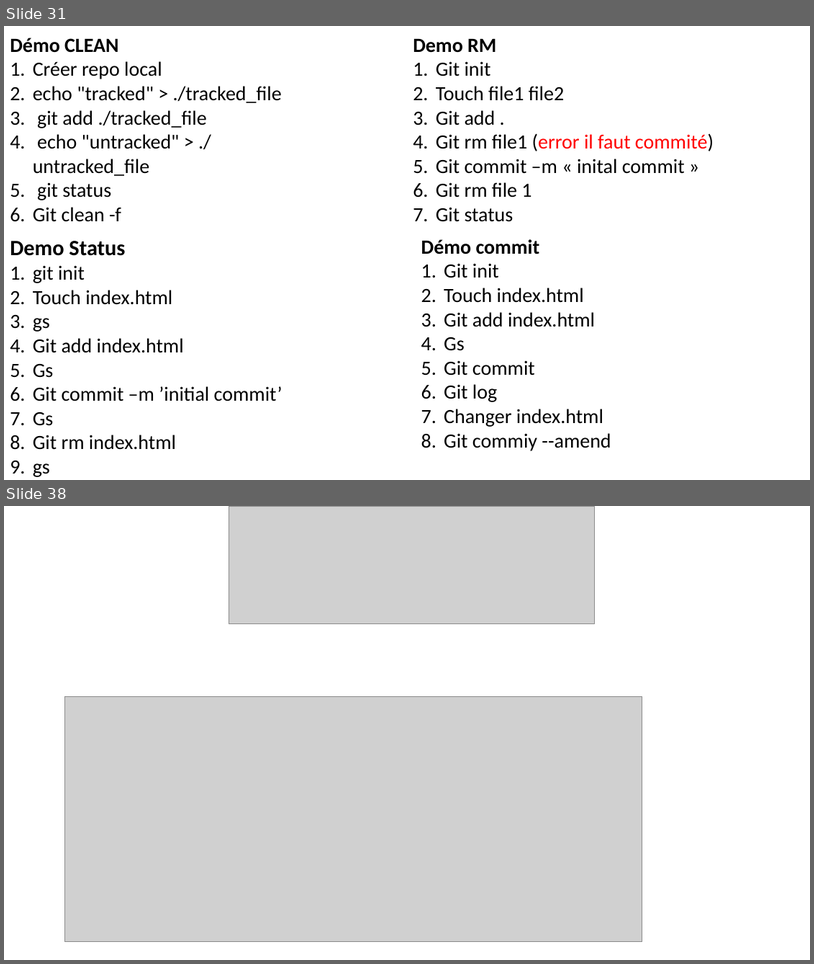
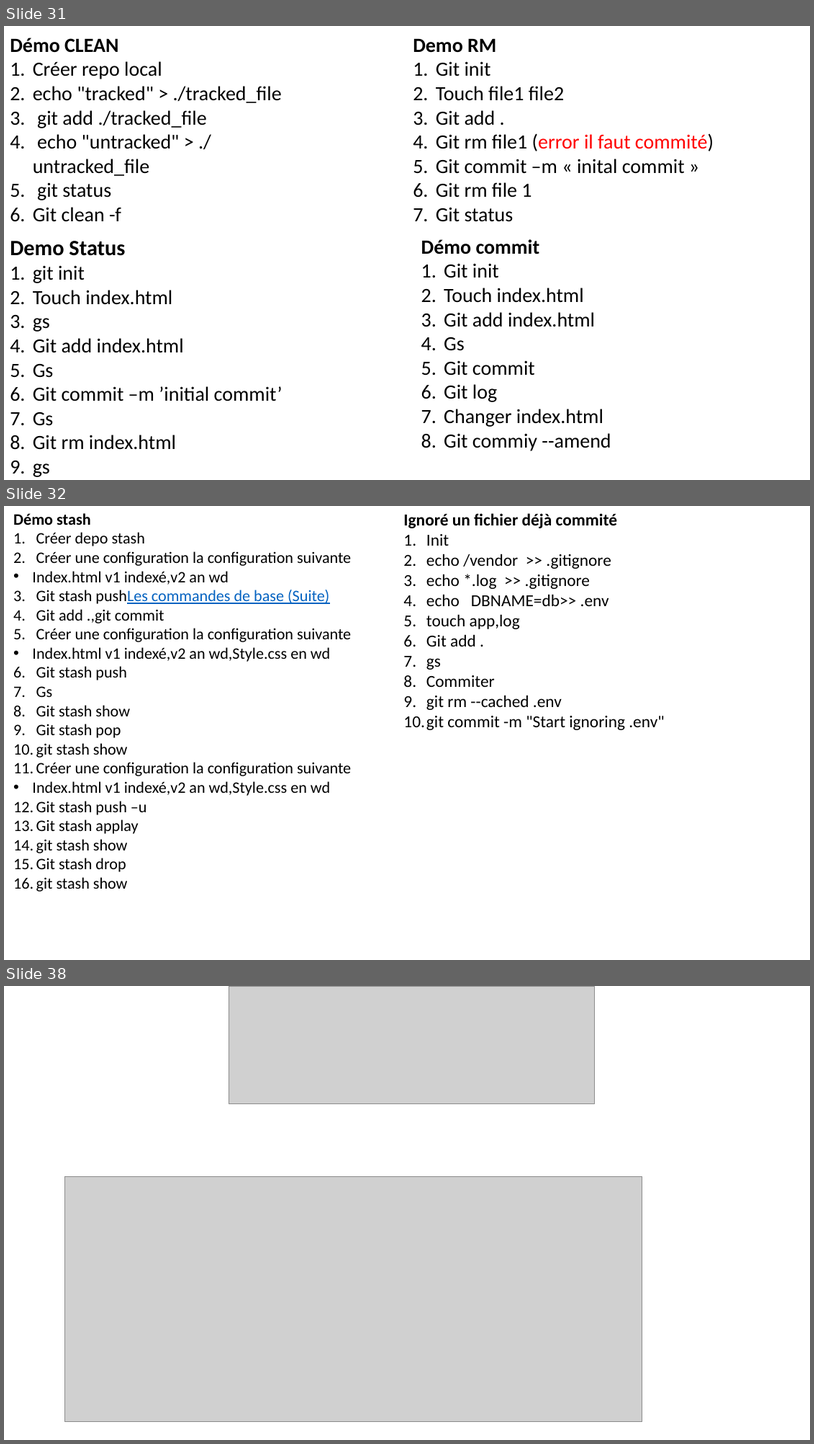
Before and after one commit to belakebiboussad/form, a slide deck: Formation Git.pptx. Shown one above the other, each under a label of ours: slides 31 and 38 before the commit, slides 31, 32 and 38 after it; the slides between them are not shown. The pictures are 814x964 and 814x1444 pixels, drawn with LibreOffice and Linux fonts; fonts in the diff are those of the drawing; grey boxes stand for pictures. Boxes give left, top, right and bottom in pixels: in the first picture for what was removed or moved away, otherwise in the second. Text is boxed around its words. In the diff, an @@ line names an element or a change of style, - is before the commit and + after.

```diff
--- a/Formation Git.pptx
+++ b/Formation Git.pptx
@@ slide 32 added at bbox=[4, 506, 810, 960], background #FFFFFF @@
@@ text added at bbox=[13, 513, 351, 891], 19 pt, text #000000 @@
+Démo stash
+1. Créer depo stash
+2. Créer une configuration la configuration suivante
+• Index.html v1 indexé,v2 an wd
+3. Git stash pushLes commandes de base (Suite)
+4. Git add .,git commit
+5. Créer une configuration la configuration suivante
+• Index.html v1 indexé,v2 an wd,Style.css en wd
+6. Git stash push
+7. Gs
+8. Git stash show
+9. Git stash pop
+10. git stash show
+11. Créer une configuration la configuration suivante
+• Index.html v1 indexé,v2 an wd,Style.css en wd
+12. Git stash push –u
+13. Git stash applay
+14. git stash show
+15. Git stash drop
+16. git stash show
@@ text added at bbox=[404, 513, 664, 730], 20 pt, text #000000 @@
+Ignoré un fichier déjà commité
+1. Init
+2. echo /vendor >> .gitignore
+3. echo *.log >> .gitignore
+4. echo DBNAME=db>> .env
+5. touch app,log
+6. Git add .
+7. gs
+8. Commiter
+9. git rm --cached .env
+10. git commit -m "Start ignoring .env"
```
Also in this commit, not shown: 7 slides changed, 2 slides removed, 1 other file.
